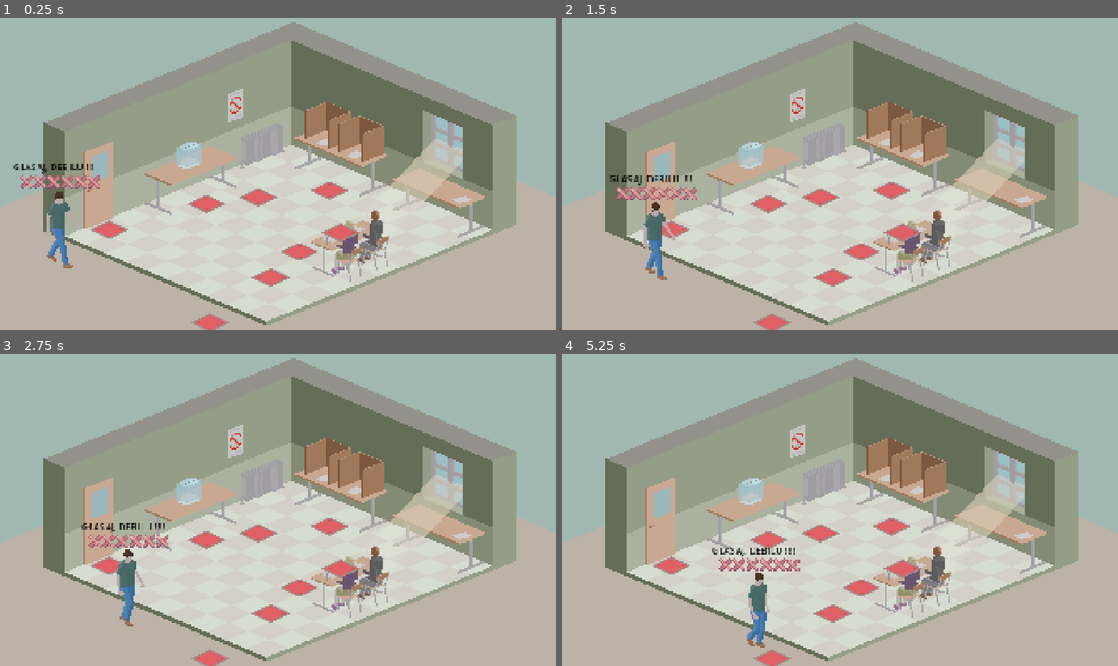
Above: before the commit, frames 1-4 (two rows, left to right).
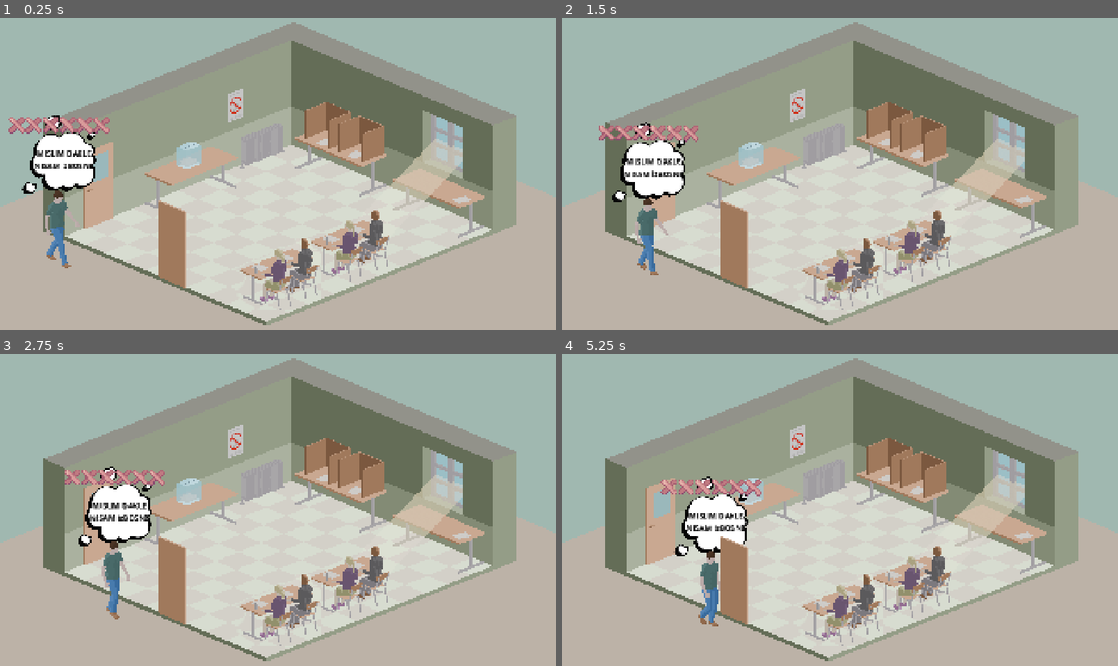
Above: after the commit, the same moments.

Repository: kreativna-blokada/blokadna-glasalica
Game: Godot game, scene res://!project/build/design/scenes/playground.tscn
Two runs of this game, one before a commit and one after it. Both use one fixed random seed, a clock stepped at 60 frames per second and the inputs below.
Inputs:
- Up to frame 1 (0.25 s): no input
- Up to frame 2 (1.5 s): tap Enter (ui_accept) at 0.5, 0.77 s; hold Right (ui_right) from 0.53 s (still down)
- Up to frame 3 (2.75 s): tap Enter (ui_accept) at 1.52 s; release Right (ui_right) at 2.03 s; hold Left (ui_left) from 2.03 s (still down)
- Up to frame 4 (5.25 s): release Left (ui_left) at 2.78 s; hold Right (ui_right) 2.78-4.28 s; tap Enter (ui_accept) at 3.02, 3.77, 4.52 s; hold Left (ui_left) 4.28-5.03 s; hold Right (ui_right) from 5.03 s (still down)

The runs differ from the first frame. In frame 1, 6.8% of the frame differs, in the area x 1-65%, y 31-100%; in frame 2, 7.3%; in frame 3, 7.6%; in frame 4, 7.9%, in the area x 16-65%, y 39-100%.

Commit message:
Introducing dialog communication

Diff:
--- a/!project/build/design/scenes/actors/character.tscn
+++ b/!project/build/design/scenes/actors/character.tscn
@@ -1,6 +1,7 @@
 [gd_scene format=3 uid="uid://d2ah82i7p56vk"]
 
 [ext_resource type="Script" uid="uid://r52riejfxhoe" path="res://!project/build/design/scenes/actors/character.gd" id="1_b5jgq"]
+[ext_resource type="Texture2D" uid="uid://de54xjknr5p38" path="res://!project/assets/art/balloon-dream.png" id="2_85jrd"]
 [ext_resource type="Texture2D" uid="uid://daitxkwj0uc85" path="res://!project/assets/art/Sprout Lands - UI Pack - Basic.png" id="2_b5jgq"]
 
 [node name="Character" type="CharacterBody2D" unique_id=1417136144]
@@ -8,16 +9,24 @@
 collision_mask = 0
 script = ExtResource("1_b5jgq")
 
-[node name="Label" type="Label" parent="." unique_id=867489016]
-offset_left = -300.0
-offset_top = -100.0
-offset_right = -136.0
-offset_bottom = -77.0
+[node name="Dialog" type="Sprite2D" parent="." unique_id=957263075]
+texture = ExtResource("2_85jrd")
+
+[node name="Label" type="Label" parent="Dialog" unique_id=867489016]
+offset_left = -230.0
+offset_top = -83.0
+offset_right = -135.5
+offset_bottom = -11.5
 scale = Vector2(4, 4)
-text = "ZAOKRUZI STUDENTE"
+theme_override_colors/font_color = Color(0, 0, 0, 1)
+theme_override_colors/font_shadow_color = Color(0.15294118, 0.15294118, 0.15294118, 0.43137255)
+theme_override_colors/font_outline_color = Color(1, 0, 0, 1)
+horizontal_alignment = 1
+vertical_alignment = 1
 
 [node name="HUD" type="Node2D" parent="." unique_id=1951438455]
-scale = Vector2(1.6, 1.6)
+position = Vector2(0, -240)
+scale = Vector2(4, 4)
 
 [node name="Check" type="Sprite2D" parent="HUD" unique_id=22711907]
 position = Vector2(-72.75, -0.24999973)
--- a/!project/build/design/scenes/actors/voter.gd
+++ b/!project/build/design/scenes/actors/voter.gd
@@ -6,10 +6,12 @@
 var is_waiting: bool = false
 var finished_all_stops: bool = false
 var current_dir_animation: String = "idle"
+var current_wait_animation: String = "bottom-right"
 
 @onready var sfx_player: AudioStreamPlayer = $AudioStreamPlayer
 @onready var hud_sprites: Array = $HUD.get_children()
-@onready var status_label: Label = $Label
+@onready var status_label: Label = $Dialog/Label
+@onready var dialog_sprite: Sprite2D = $Dialog
 
 var stop_sounds: Dictionary = {
 	0: "",
@@ -32,10 +34,11 @@
 	update_target_stop()
 
 func _process(delta: float) -> void:
-	if not finished_all_stops and not is_waiting and current_target_stop != null:
+	# If finished or waiting, force velocity to zero to prevent any sliding/returning
+	if finished_all_stops or is_waiting or current_target_stop == null:
+		velocity = Vector2.ZERO
+	else:
 		move_to_sequential_stop()
-	else:
-		velocity = Vector2.ZERO
 
 	handle_input()
 	handle_movement()
@@ -45,37 +48,44 @@
 
 func update_target_stop() -> void:
 	if playground:
-		current_target_stop = playground.get_stop_at_index(current_stop_index)
-		if current_target_stop == null:
+		var next_stop = playground.get_stop_at_index(current_stop_index)
+
+		# Handle the Playground Instructions visibility
+		playground.status_label.visible = (current_stop_index == 3)
+
+		if next_stop == null:
 			finished_all_stops = true
-			status_label.text = "GOTOVO!"
+			current_target_stop = null # Explicitly clear the target
+			velocity = Vector2.ZERO
 		else:
+			current_target_stop = next_stop
 			update_animation_name()
-			update_label_text() # Update text as soon as we start moving to the next stop
+			update_dialog()
 
 func update_animation_name() -> void:
 	match current_stop_index:
-		0:
-			current_dir_animation = "bottom-right"
-		1, 2, 3:
-			current_dir_animation = "top-right"
-		4, 5:
-			current_dir_animation = "top-left"
-		6, 7:
-			current_dir_animation = "bottom-left"
-		8:
-			current_dir_animation = "top-left"
-		_:
-			current_dir_animation = "idle"
+		0: current_dir_animation = "bottom-right"
+		1, 2, 3: current_dir_animation = "top-right"
+		4: current_dir_animation = "top-right"
+		5: current_dir_animation = "top-left"
+		6, 7: current_dir_animation = "bottom-left"
+		8: current_dir_animation = "top-left"
+		_: current_dir_animation = "idle"
 
 func handle_animations() -> void:
-	if state == State.WALK:
+	if finished_all_stops:
+		animation_player.play("idle")
+	elif is_waiting:
+		animation_player.play(current_wait_animation)
+	elif state == State.WALK:
 		if animation_player.current_animation != current_dir_animation:
 			animation_player.play(current_dir_animation)
 	else:
 		animation_player.play("idle")
 
 func move_to_sequential_stop() -> void:
+	if current_target_stop == null: return
+
 	var sprite_height = character_sprite.get_rect().size.y * character_sprite.scale.y
 	var feet_position = global_position + Vector2(0, sprite_height / 2.0)
 
@@ -97,6 +107,7 @@
 
 	await get_tree().create_timer(1.0).timeout
 
+	# Only proceed if we aren't at the very last possible index
 	current_stop_index += 1
 	is_waiting = false
 	update_target_stop()
@@ -116,7 +127,6 @@
 func update_hud_frames() -> void:
 	if hud_sprites.size() < 6:
 		return
-
 	match current_stop_index:
 		1: hud_sprites[0].frame = 35
 		2: hud_sprites[1].frame = 35
@@ -125,16 +135,25 @@
 		5: hud_sprites[4].frame = 35
 		6: hud_sprites[5].frame = 35
 
-func update_label_text() -> void:
+func update_dialog() -> void:
 	match current_stop_index:
-		0: status_label.text = "GLASAJ, DEBILU !!!!"
-		1: status_label.text = "SKENIRAJ PRSTIC"
-		2: status_label.text = "POPRSKAJ PRSTIC"
-		3: status_label.text = "LICNA KARtA"
-		4: status_label.text = "PAPIRIC BOMBONCE ?"
-		5: status_label.text = "ZAOKRUZI STUDENTE !!"
-		6: status_label.text = "CHOOSE YOUR DESTINY !"
-		_: status_label.text = "BJAZI, BJAAZI, BJAAAZI"
+		0: setup_dialog("MISLIM DAKLE\nNISAM izBOSNE", "res://!project/assets/art/balloon-dream.png", true, Vector2(-205, -95), "bottom-right")
+		1: setup_dialog("SKENIRAM\nPRSTIC", "res://!project/assets/art/balloon-dream.png", false, Vector2(-300, -95), "bottom-right")
+		2: setup_dialog("POPRSKAM\nPRSTIC", "res://!project/assets/art/balloon-dream.png", false, Vector2(-300, -95), "bottom-right")
+		3: setup_dialog("NE ZNAM\nSTA SAD?", "res://!project/assets/art/balloon-dream.png", false, Vector2(-300, -95), "bottom-right")
+		4: setup_dialog("PAPIRIC\nBOMBONCE ?", "res://!project/assets/art/balloon-dream.png", true, Vector2(-205, -95), "idle")
+		5: setup_dialog("BABA je REKLA\n..ZA STUDENTE !", "res://!project/assets/art/balloon-dream.png", true, Vector2(-205, -95), "top-right")
+		6: setup_dialog("CHOOSE YOUR\nDESTINY !", "res://!project/assets/art/balloon-dream.png", false, Vector2(-300, -95), "top-left")
+		_: setup_dialog("NECU RUZU\nHOCU SLOBODU\n#nohomo", "res://!project/assets/art/balloon-talk.png", false, Vector2(-300, -150), "idle")
+
+func setup_dialog(txt: String, img_path: String, should_flip: bool, label_pos: Vector2, wait_anim: String) -> void:
+	status_label.text = txt
+	status_label.position = label_pos
+	dialog_sprite.flip_h = should_flip
+	current_wait_animation = wait_anim
+
+	if FileAccess.file_exists(img_path):
+		dialog_sprite.texture = load(img_path)
 
 func set_heading() -> void:
 	pass
--- a/!project/build/design/scenes/actors/voter.tscn
+++ b/!project/build/design/scenes/actors/voter.tscn
@@ -53,6 +53,9 @@
 "values": [78, 79, 80, 81, 82, 83, 84, 85, 86, 87, 88, 89, 90, 91, 92, 93, 94, 95, 96, 97, 98, 99, 100, 101, 102, 103, 104, 105, 106, 107, 108, 109, 110, 111, 112, 113, 114, 115]
 }
 
+[sub_resource type="Animation" id="Animation_pur32"]
+resource_name = "talk"
+
 [sub_resource type="Animation" id="Animation_w7v2a"]
 resource_name = "top-left"
 length = 1.3
@@ -92,25 +95,28 @@
 &"RESET": SubResource("Animation_014nc"),
 &"bottom-left": SubResource("Animation_5suuu"),
 &"bottom-right": SubResource("Animation_lc2ub"),
+&"talk": SubResource("Animation_pur32"),
 &"top-left": SubResource("Animation_w7v2a"),
 &"top-right": SubResource("Animation_3da2g")
 }
 
 [node name="Voter" unique_id=1417136144 instance=ExtResource("1_5suuu")]
 script = ExtResource("2_5suuu")
-speed = 100.0
+speed = 80.0
 
-[node name="Label" parent="." index="0" unique_id=867489016]
-offset_left = -163.0
-offset_top = -241.0
-offset_right = 1.0
-offset_bottom = -218.0
-scale = Vector2(2, 2)
-theme_override_colors/font_color = Color(0, 0, 0, 1)
-text = "GLASAJ, DEBILU !!!!!!!!"
+[node name="Dialog" parent="." index="0" unique_id=957263075]
+position = Vector2(0, -260)
+scale = Vector2(0.42, 0.42)
+
+[node name="Label" parent="Dialog" index="0" unique_id=867489016]
+offset_left = -277.5
+offset_top = -115.0
+offset_right = -197.5
+offset_bottom = -45.0
 
 [node name="HUD" parent="." index="1" unique_id=1951438455]
-position = Vector2(0, -166)
+position = Vector2(0, -360)
+scale = Vector2(2, 2)
 
 [node name="CharacterSprite" parent="." index="3" unique_id=3088008]
 scale = Vector2(1.5, 1.5)
--- a/!project/build/design/scenes/actors/voting_stop.tscn
+++ b/!project/build/design/scenes/actors/voting_stop.tscn
@@ -7,5 +7,6 @@
 script = ExtResource("1_6qwqr")
 
 [node name="VisualMark" type="Sprite2D" parent="." unique_id=1503522988]
+visible = false
 scale = Vector2(1.2, 1)
 texture = ExtResource("2_ttppt")
--- a/!project/build/design/scenes/playground.gd
+++ b/!project/build/design/scenes/playground.gd
@@ -2,17 +2,15 @@
 extends Node2D
 
 @onready var voting_stops : Array = $VotingStops.get_children()
+@onready var status_label: Node2D = $Instructions
 
-# Called when the node enters the scene tree for the first time.
 func _ready() -> void:
-	pass # Replace with function body.
+	pass
 
-
-# Called every frame. 'delta' is the elapsed time since the previous frame.
 func _process(delta: float) -> void:
 	pass
 
-func get_stop_at_index(index: int) -> VotingStop:
+func get_stop_at_index(index: int) -> Node2D:
 	if index >= 0 and index < voting_stops.size():
 		return voting_stops[index]
 	return null
@@ -20,14 +18,14 @@
 func get_total_stops() -> int:
 	return voting_stops.size()
 
-func reserve_slot(voter: Character) -> VotingStop:
+func reserve_slot(voter: Character) -> Node2D:
 	var available_slots := voting_stops.filter(
 		func(slot): return slot.is_free()
 	)
 	if available_slots.size() == 0:
 		return null
 	available_slots.sort_custom(
-		func(a: VotingStop, b: VotingStop):
+		func(a: Node2D, b: Node2D):
 			var dist_a := (voter.global_position - a.global_position).length()
 			var dist_b := (voter.global_position - b.global_position).length()
 			return dist_a < dist_b
--- a/!project/build/design/scenes/playground.tscn
+++ b/!project/build/design/scenes/playground.tscn
@@ -1,9 +1,11 @@
 [gd_scene format=3 uid="uid://fqi4sbecij1g"]
 
 [ext_resource type="Script" uid="uid://bbqbi7b7sbxcg" path="res://!project/build/design/scenes/playground.gd" id="1_0lvdn"]
-[ext_resource type="Texture2D" uid="uid://b4fm0fd51qqem" path="res://!project/assets/art/room2.png" id="2_0lvdn"]
+[ext_resource type="Texture2D" uid="uid://bthltmn3c7i18" path="res://!project/assets/art/room-delete.png" id="2_0lvdn"]
 [ext_resource type="PackedScene" uid="uid://dr4n6i0f64c0h" path="res://!project/build/design/scenes/actors/voter.tscn" id="2_15nu1"]
 [ext_resource type="PackedScene" uid="uid://dn4isvcgxdmwk" path="res://!project/build/design/scenes/actors/voting_stop.tscn" id="4_0lvdn"]
+[ext_resource type="Texture2D" uid="uid://dv8afp8brclto" path="res://!project/assets/art/door.png" id="4_4snjr"]
+[ext_resource type="Texture2D" uid="uid://dhadrc42q4pyk" path="res://!project/assets/art/balloon-state.png" id="6_kd7wv"]
 
 [node name="Playground" type="Node2D" unique_id=1489686815]
 script = ExtResource("1_0lvdn")
@@ -16,28 +18,28 @@
 [node name="VotingStops" type="Node2D" parent="." unique_id=1004715077]
 
 [node name="Entry" parent="VotingStops" unique_id=330516695 instance=ExtResource("4_0lvdn")]
-position = Vector2(726, 1055)
+position = Vector2(520, 966)
 
 [node name="Check" parent="VotingStops" unique_id=154735745 instance=ExtResource("4_0lvdn")]
-position = Vector2(936, 899)
+position = Vector2(804, 861)
 
 [node name="Spray" parent="VotingStops" unique_id=2039787629 instance=ExtResource("4_0lvdn")]
-position = Vector2(1034, 810)
+position = Vector2(903, 822)
 
 [node name="ID" parent="VotingStops" unique_id=21093571 instance=ExtResource("4_0lvdn")]
-position = Vector2(1177, 744)
+position = Vector2(1105, 734)
 
 [node name="Ballot" parent="VotingStops" unique_id=561221041 instance=ExtResource("4_0lvdn")]
-position = Vector2(1138, 598)
+position = Vector2(1405, 687)
 
 [node name="Booth" parent="VotingStops" unique_id=816603679 instance=ExtResource("4_0lvdn")]
-position = Vector2(893, 622)
+position = Vector2(1058, 546)
 
 [node name="Box" parent="VotingStops" unique_id=25472905 instance=ExtResource("4_0lvdn")]
-position = Vector2(714, 645)
+position = Vector2(726, 640)
 
 [node name="Exit" parent="VotingStops" unique_id=1412793287 instance=ExtResource("4_0lvdn")]
-position = Vector2(377, 734)
+position = Vector2(470, 763)
 
 [node name="Out" parent="VotingStops" unique_id=118482608 instance=ExtResource("4_0lvdn")]
 position = Vector2(-228, 354)
@@ -45,3 +47,27 @@
 [node name="Voter" parent="." unique_id=1417136144 instance=ExtResource("2_15nu1")]
 position = Vector2(185, 727)
 scale = Vector2(0.99999994, 0.99999994)
+
+[node name="Instructions" type="Sprite2D" parent="." unique_id=1006797804]
+visible = false
+position = Vector2(1377, 603)
+scale = Vector2(0.29080117, 0.33628315)
+texture = ExtResource("6_kd7wv")
+flip_h = true
+
+[node name="Label" type="Label" parent="Instructions" unique_id=560038268]
+offset_left = -171.93866
+offset_top = -178.42114
+offset_right = 181.06134
+offset_bottom = 98.57886
+theme_override_colors/font_color = Color(0, 0, 0, 1)
+theme_override_font_sizes/font_size = 100
+text = "LICNA
+KARtA !"
+horizontal_alignment = 1
+vertical_alignment = 1
+
+[node name="Door" type="Sprite2D" parent="." unique_id=923288625]
+position = Vector2(604, 804)
+scale = Vector2(1.5, 1.5)
+texture = ExtResource("4_4snjr")
Binary file added: !project/assets/art/balloon-dream.png
Not shown, added: !project/assets/art/balloon-dream.png.import
Binary file added: !project/assets/art/balloon-scream.png
Not shown, added: !project/assets/art/balloon-scream.png.import
Binary file added: !project/assets/art/balloon-shout.png
Not shown, added: !project/assets/art/balloon-shout.png.import
Binary file added: !project/assets/art/balloon-state.png
Not shown, added: !project/assets/art/balloon-state.png.import
Binary file added: !project/assets/art/balloon-talk.png
Not shown, added: !project/assets/art/balloon-talk.png.import
Binary file added: !project/assets/art/balloon-think.png
Not shown, added: !project/assets/art/balloon-think.png.import
(and 2 more such lines)
